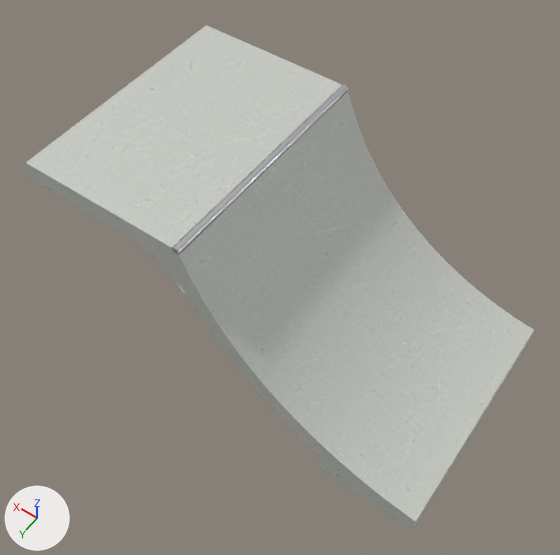
Renders of the glTF model public/katalog/modelle/quarterramp-165.gltf from each side of a commit.
Camera for both pictures: a camera (50 mm lens) standing at (-1.94, 3.0, 5.18) and looking at (0.07, 0.18, 0.75). The lights are fixed; the arrows at lower left show +X, +Y and +Z. The older version comes first. Vertices at exactly the same position are counted once.

The scene before the commit, as lines of its bpy script (objects in view):
```python
me_sk0578__quarterramp_165_001 = bpy.data.meshes.new('SK0578_+Quarterramp_165.001')
me_sk0578__quarterramp_165_001.from_pydata(...)  # 334 vertices, 758 faces; spans x -1.57..1.57, y -0.94..0.94, z 0.0..1.66
# faces by material slot: [292, 466]
me_sk0578__quarterramp_165_001.materials.append(mat_beton)
me_sk0578__quarterramp_165_001.materials.append(mat_stahl)  # white #e1e2e5
ob_sk0578__quarterramp_165_001 = bpy.data.objects.new('SK0578_+Quarterramp_165.001', me_sk0578__quarterramp_165_001)
ob_sk0578__quarterramp_165_001.location = (0.0, 0.0, 0.0)
```
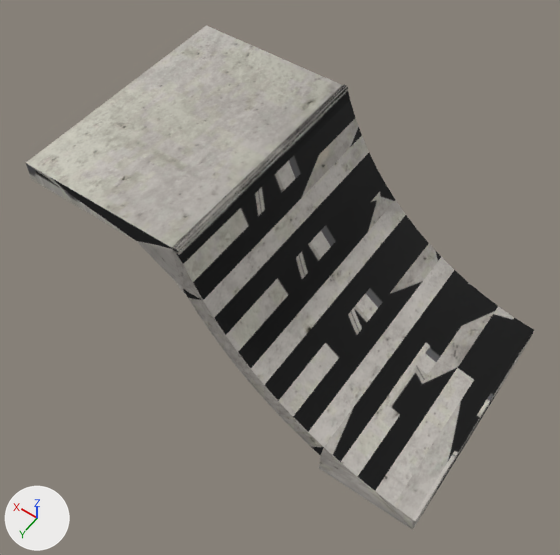
Changed parts and their boxes (x1, y1, x2, y2) in the pictures (560 x 555 px):
part 1 of me_sk0578__quarterramp_165_001, reshaped: before (177, 91, 350, 264); after (26, 87, 534, 530)
part 2 of me_sk0578__quarterramp_165_001, recoloured (darker): (26, 25, 531, 519) in both
part 3 of me_sk0578__quarterramp_165_001, recoloured: before (187, 88, 348, 243)
part 4 of me_sk0578__quarterramp_165_001, recoloured: (172, 85, 348, 254) in both

The change in detail:
Picture 'quarterramp-165_farbe' (img_quarterramp_165_farbe) is new.
Picture 'quarterramp-165_normal' (img_quarterramp_165_normal) is new.
Material 'Stahl_web' (mat_stahl_web) is new.
Uses the picture img_quarterramp_165_farbe.
Uses the picture img_quarterramp_165_normal.
Material 'Beton_web' (mat_beton_web) is new.
Uses the picture img_quarterramp_165_farbe.
Uses the picture img_quarterramp_165_normal.
Material 'Stahl_web.001' (mat_stahl_web_001) is new.
Uses the picture img_quarterramp_165_farbe.
Uses the picture img_quarterramp_165_normal.
Material 'Kantenwinkel_web' (mat_kantenwinkel_web) is new.
Uses the picture img_quarterramp_165_farbe.
Uses the picture img_quarterramp_165_normal.
me_sk0578__quarterramp_165_001 is used by ob_sk0578__quarterramp_165_001; location (0.0, 0.0, 0.0).
me_sk0578__quarterramp_165_001 had 334 vertices, 758 faces and spanned x -1.57..1.57, y -0.94..0.94, z 0.0..1.66.
me_sk0578__quarterramp_165_001 now has 580 vertices, 1253 faces and spans x -1.57..1.57, y -0.94..0.94, z 0.0..1.66.
me_sk0578__quarterramp_165_001 part 1: 3 vertices moved within x 0.27..0.32, y -0.94..0.94, z 1.62..1.64; 2 vertices removed from x 0.27, y -0.94..0.94, z 1.62; 176 vertices added at x -1.57..1.57, y -0.94..0.94, z 0.0..1.64.
me_sk0578__quarterramp_165_001 part 2: 122 faces spanning x -1.54..1.57, y -0.94..0.94, z 0.0..1.65 switch from mat_beton to mat_beton_web.
me_sk0578__quarterramp_165_001 part 3: 1 face spanning x 0.27, y -0.94..0.94, z 1.64 switches from mat_stahl (white #e1e2e5) to mat_beton_web.
me_sk0578__quarterramp_165_001 part 4: 114 faces spanning x 0.27..0.32, y -0.94..0.94, z 1.61..1.66 switch from mat_stahl (white #e1e2e5) to mat_stahl_web_001.
Other edits to the shape of me_sk0578__quarterramp_165_001 do not show in these pictures.
me_sk0578__quarterramp_165_001 gains material mat_stahl_web.
me_sk0578__quarterramp_165_001 gains material mat_kantenwinkel_web.
